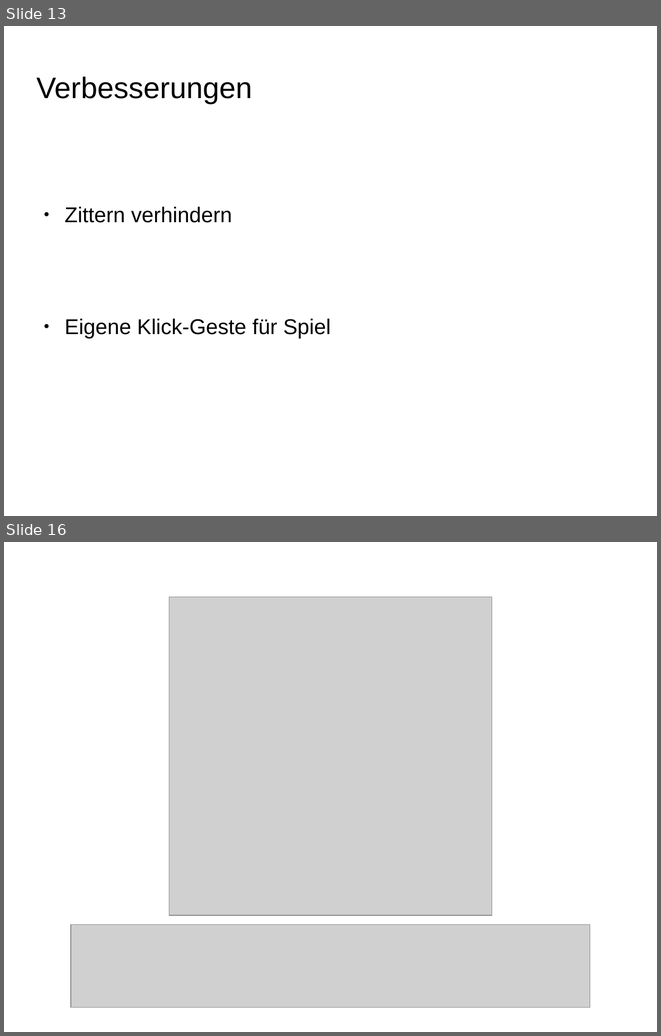
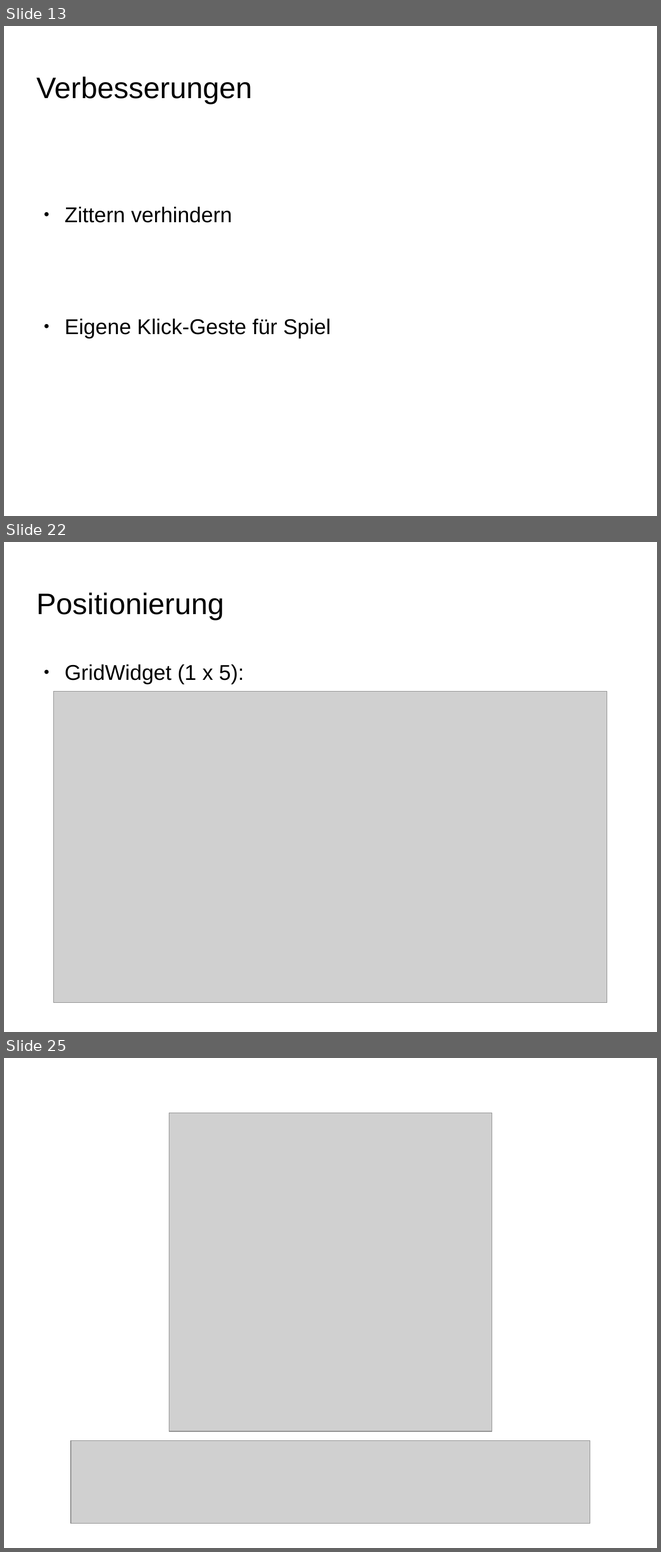
Before and after one commit to dagophil/sfml_openni, a slide deck: presentation/haegele_schill_kinect_menu.odp. Shown one above the other, each under a label of ours: slides 13 and 16 before the commit, slides 13, 22 and 25 after it; the slides between them are not shown. The pictures are 661x1036 and 661x1552 pixels, drawn with LibreOffice and Linux fonts; fonts in the diff are those of the drawing; grey boxes stand for pictures; background and template pictures are left out. Boxes give left, top, right and bottom in pixels: in the first picture for what was removed or moved away, otherwise in the second. Text is boxed around its words. In the diff, an @@ line names an element or a change of style, - is before the commit and + after.

```diff
--- a/presentation/haegele_schill_kinect_menu.odp
+++ b/presentation/haegele_schill_kinect_menu.odp
@@ slide 22 added at [4,542,657,1032], background picture (left out) @@
@@ title added at [37,592,224,619], 36 pt, text #000000 @@
+Positionierung
@@ text added at [64,664,244,684], 26 pt, text #000000 @@
+● GridWidget (1 x 5):
@@ picture added at [54,691,607,1003] @@
@@ what was slide 16 is now slide 25 @@
```
Also in this commit, not shown: 2 slides changed, 12 other slides added, 4 slides removed.
